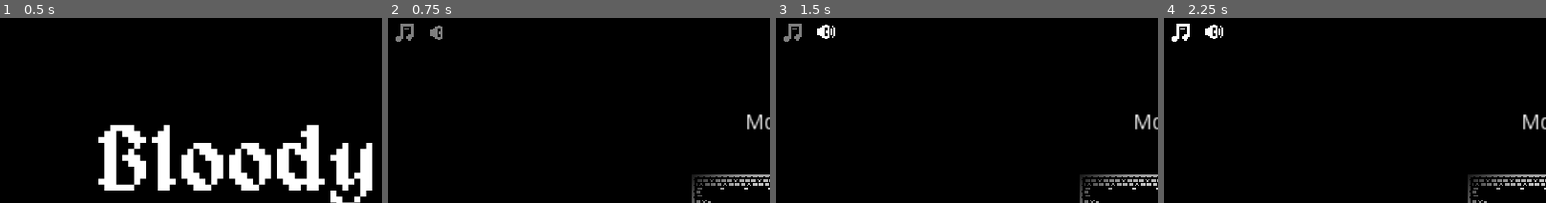
Above: before the commit, frames 1-4 (left to right).
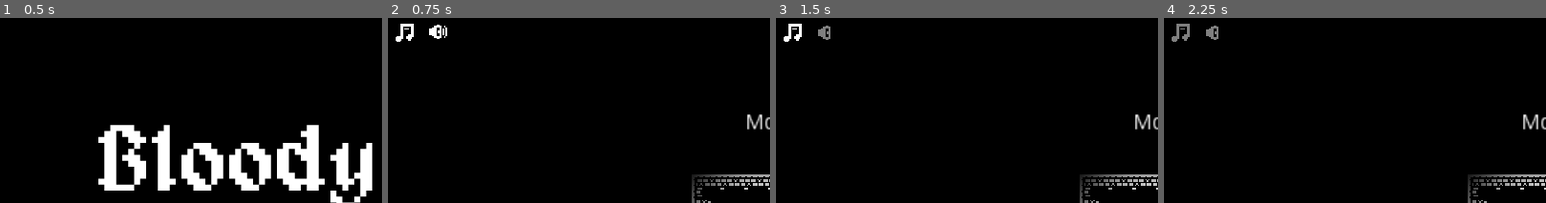
Above: after the commit, the same moments.

Repository: skarnl/miziziz-game-jam-2020
Game: Godot game, scene res://screens/main_menu.tscn
Two runs of this game, one before a commit and one after it. Both use one fixed random seed, a clock stepped at 60 frames per second and the inputs below. Sound files missing from this copy of the repository are replaced by a short silence.
Inputs (mouse positions are % of the whole screen's width and height, from its top left):
- Up to frame 1 (0.5 s): no input
- Up to frame 2 (0.75 s): click "start" at 0.5 s
- Up to frame 3 (1.5 s): click (7, 5) at 1.25 s
- Up to frame 4 (2.25 s): click (2, 5) at 2 s
The pictures show only the part of the screen within x 0-50%, y 0-50%; the shares and areas given below are measured in that part.

Frame 1 is identical in both runs. In frame 2, 0.5% of the frame differs, in the area x 2-16%, y 3-13%; in frame 3, 0.5%; in frame 4, 0.5%.

Commit message:
Enable music and sfx

Diff:
--- a/gui/soundManager.gd
+++ b/gui/soundManager.gd
@@ -9,10 +9,6 @@
 
 	backgroundMusicBusId = AudioServer.get_bus_index('BackgroundMusic')
 	sfxBusId = AudioServer.get_bus_index('SFX')
-
-	# TEMP DISABLE SOUNDS
-	_on_MusicButton_pressed()
-	_on_SFXButton_pressed()
 
 func _on_MusicButton_pressed():
 	var is_muted = AudioServer.is_bus_mute(backgroundMusicBusId)
